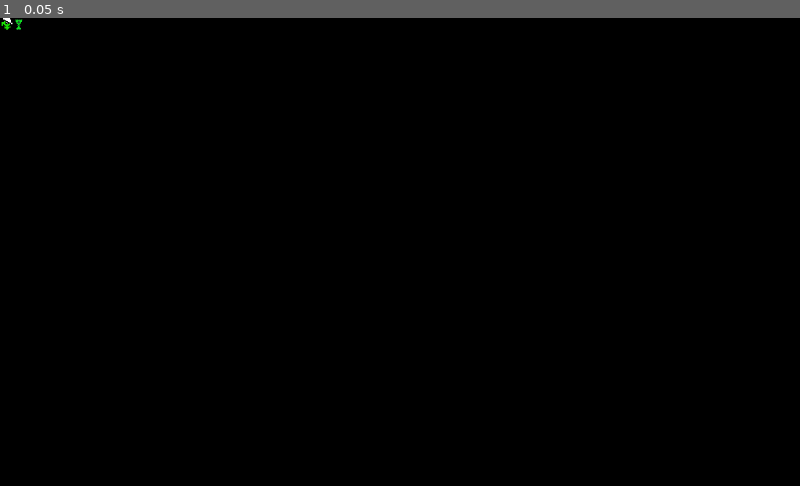
Above: before the commit, frame 1.
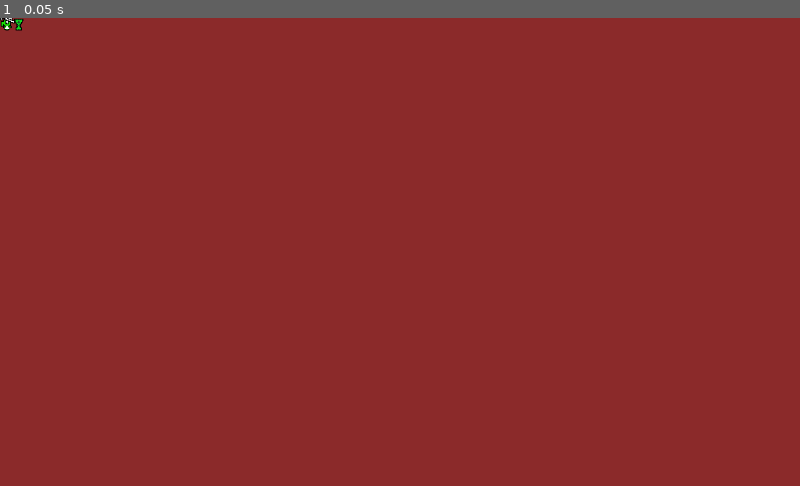
Above: after the commit, the same moment.

Repository: medmaster0/RogueCiv
Game: Godot game, scene res://Scenes/Clothes.tscn
Same seed, same stepped clock (60 frames per second), same inputs: the game is played once before the commit and once after it. This scene is started directly instead of the project's main scene.
Inputs:
- Up to frame 1 (0.05 s): no input

The runs differ from the first frame. In frame 1, 100% of the frame differs, in the area x 0-100%, y 0-100%.

Commit message:
Finished lining up clothes sprites... Havent tested yetgit add .

Diff:
--- a/Scenes/Clothes.tscn
+++ b/Scenes/Clothes.tscn
@@ -1,9 +1,49 @@
-[gd_scene load_steps=5 format=2]
+[gd_scene load_steps=45 format=2]
 
 [ext_resource path="res://Tiles/clothes/angel_wings.png" type="Texture" id=1]
 [ext_resource path="res://Tiles/clothes/bandanaPrim.png" type="Texture" id=2]
 [ext_resource path="res://Tiles/clothes/bandanaSeco.png" type="Texture" id=3]
-[ext_resource path="res://Scenes/Creature.tscn" type="PackedScene" id=4]
+[ext_resource path="res://Tiles/clothes/bigBow.pngPrim.png" type="Texture" id=4]
+[ext_resource path="res://Tiles/clothes/bigBow.pngSeco.png" type="Texture" id=5]
+[ext_resource path="res://Tiles/clothes/bigBow.pngTert.png" type="Texture" id=6]
+[ext_resource path="res://Tiles/clothes/capPrim.png" type="Texture" id=7]
+[ext_resource path="res://Tiles/clothes/capSeco.png" type="Texture" id=8]
+[ext_resource path="res://Tiles/clothes/crownPrim.png" type="Texture" id=9]
+[ext_resource path="res://Tiles/clothes/crownSeco.png" type="Texture" id=10]
+[ext_resource path="res://Tiles/clothes/demon_wings.png" type="Texture" id=11]
+[ext_resource path="res://Tiles/clothes/doc.pngPrim.png" type="Texture" id=12]
+[ext_resource path="res://Tiles/clothes/doc.pngSeco.png" type="Texture" id=13]
+[ext_resource path="res://Tiles/clothes/featherHat.pngPrim.png" type="Texture" id=14]
+[ext_resource path="res://Tiles/clothes/featherHat.pngSeco.png" type="Texture" id=15]
+[ext_resource path="res://Tiles/clothes/featherHat.pngTert.png" type="Texture" id=16]
+[ext_resource path="res://Tiles/clothes/featherHat.pngQuad.png" type="Texture" id=17]
+[ext_resource path="res://Tiles/clothes/hoodPrim.png" type="Texture" id=18]
+[ext_resource path="res://Tiles/clothes/hoodSeco.png" type="Texture" id=19]
+[ext_resource path="res://Tiles/clothes/jester.pngPrim.png" type="Texture" id=20]
+[ext_resource path="res://Tiles/clothes/jester.pngSeco.png" type="Texture" id=21]
+[ext_resource path="res://Tiles/clothes/jester.pngTert.png" type="Texture" id=22]
+[ext_resource path="res://Tiles/clothes/lilBowPrim.png" type="Texture" id=23]
+[ext_resource path="res://Tiles/clothes/lilBowSeco.png" type="Texture" id=24]
+[ext_resource path="res://Tiles/clothes/masq.pngPrim.png" type="Texture" id=25]
+[ext_resource path="res://Tiles/clothes/masq.pngSeco.png" type="Texture" id=26]
+[ext_resource path="res://Tiles/clothes/mohawkPrim.png" type="Texture" id=27]
+[ext_resource path="res://Tiles/clothes/mohawkSeco.png" type="Texture" id=28]
+[ext_resource path="res://Tiles/clothes/nurse.pngPrim.png" type="Texture" id=29]
+[ext_resource path="res://Tiles/clothes/nurse.pngSeco.png" type="Texture" id=30]
+[ext_resource path="res://Tiles/clothes/parasolHat.pngPrim.png" type="Texture" id=31]
+[ext_resource path="res://Tiles/clothes/parasolHat.pngSeco.png" type="Texture" id=32]
+[ext_resource path="res://Tiles/clothes/parasolHat.pngTert.png" type="Texture" id=33]
+[ext_resource path="res://Tiles/clothes/tiePrim.png" type="Texture" id=34]
+[ext_resource path="res://Tiles/clothes/tophatPrim.png" type="Texture" id=35]
+[ext_resource path="res://Tiles/clothes/tophatSeco.png" type="Texture" id=36]
+[ext_resource path="res://Tiles/clothes/veilDancer.pngPrim.png" type="Texture" id=37]
+[ext_resource path="res://Tiles/clothes/veilDancer.pngSeco.png" type="Texture" id=38]
+[ext_resource path="res://Tiles/clothes/veilDancer.pngTert.png" type="Texture" id=39]
+[ext_resource path="res://Tiles/clothes/witch.pngPrim.png" type="Texture" id=40]
+[ext_resource path="res://Tiles/clothes/witch.pngSeco.png" type="Texture" id=41]
+[ext_resource path="res://Tiles/clothes/witch.pngTert.png" type="Texture" id=42]
+[ext_resource path="res://Tiles/clothes/witchDoctor.png" type="Texture" id=43]
+[ext_resource path="res://Scenes/Creature.tscn" type="PackedScene" id=44]
 
 [node name="Clothes" type="Node2D"]
 
@@ -18,6 +58,8 @@
 offset = Vector2( -1, -19 )
 
 [node name="Bandana" type="Node2D" parent="."]
+editor/display_folded = true
+visible = false
 
 [node name="Prim" type="Sprite" parent="Bandana"]
 z_index = 1
@@ -32,39 +74,313 @@
 offset = Vector2( 0, -8 )
 
 [node name="BigBow" type="Node2D" parent="."]
+editor/display_folded = true
+visible = false
+
+[node name="Prim" type="Sprite" parent="BigBow"]
+z_index = 1
+texture = ExtResource( 4 )
+centered = false
+offset = Vector2( -8, -8 )
+
+[node name="Seco" type="Sprite" parent="BigBow"]
+z_index = 1
+texture = ExtResource( 5 )
+centered = false
+offset = Vector2( -8, -8 )
+
+[node name="Tert" type="Sprite" parent="BigBow"]
+z_index = 1
+texture = ExtResource( 6 )
+centered = false
+offset = Vector2( -8, -8 )
 
 [node name="Cap" type="Node2D" parent="."]
+editor/display_folded = true
+visible = false
+
+[node name="Prim" type="Sprite" parent="Cap"]
+z_index = 1
+texture = ExtResource( 7 )
+centered = false
+offset = Vector2( 0, -8 )
+
+[node name="Seco" type="Sprite" parent="Cap"]
+z_index = 1
+texture = ExtResource( 8 )
+centered = false
+offset = Vector2( 0, -8 )
 
 [node name="Crown" type="Node2D" parent="."]
+editor/display_folded = true
+visible = false
+
+[node name="Prim" type="Sprite" parent="Crown"]
+z_index = 1
+texture = ExtResource( 9 )
+centered = false
+offset = Vector2( 0, -8 )
+
+[node name="Seco" type="Sprite" parent="Crown"]
+z_index = 1
+texture = ExtResource( 10 )
+centered = false
+offset = Vector2( 0, -8 )
 
 [node name="Demon" type="Node2D" parent="."]
+editor/display_folded = true
+visible = false
+
+[node name="Prim" type="Sprite" parent="Demon"]
+z_index = 1
+texture = ExtResource( 11 )
+centered = false
+offset = Vector2( -1, -19 )
 
 [node name="Doc" type="Node2D" parent="."]
+editor/display_folded = true
+visible = false
+
+[node name="Prim" type="Sprite" parent="Doc"]
+z_index = 1
+texture = ExtResource( 12 )
+centered = false
+offset = Vector2( 0, -8 )
+
+[node name="Seco" type="Sprite" parent="Doc"]
+z_index = 1
+texture = ExtResource( 13 )
+centered = false
+offset = Vector2( 0, -8 )
 
 [node name="FeatherHat" type="Node2D" parent="."]
+editor/display_folded = true
+visible = false
+
+[node name="Prim" type="Sprite" parent="FeatherHat"]
+z_index = 1
+texture = ExtResource( 14 )
+centered = false
+offset = Vector2( -2, -8 )
+
+[node name="Seco" type="Sprite" parent="FeatherHat"]
+z_index = 1
+texture = ExtResource( 15 )
+centered = false
+offset = Vector2( -2, -8 )
+
+[node name="Tert" type="Sprite" parent="FeatherHat"]
+z_index = 1
+texture = ExtResource( 16 )
+centered = false
+offset = Vector2( -2, -8 )
+
+[node name="Quad" type="Sprite" parent="FeatherHat"]
+z_index = 1
+texture = ExtResource( 17 )
+centered = false
+offset = Vector2( -2, -8 )
 
 [node name="Hood" type="Node2D" parent="."]
+editor/display_folded = true
+visible = false
+
+[node name="Prim" type="Sprite" parent="Hood"]
+z_index = 1
+texture = ExtResource( 18 )
+centered = false
+offset = Vector2( 0, -8 )
+
+[node name="Seco" type="Sprite" parent="Hood"]
+z_index = 1
+texture = ExtResource( 19 )
+centered = false
+offset = Vector2( 0, -8 )
 
 [node name="Jester" type="Node2D" parent="."]
+editor/display_folded = true
+visible = false
+
+[node name="Prim" type="Sprite" parent="Jester"]
+z_index = 1
+texture = ExtResource( 20 )
+centered = false
+offset = Vector2( -2, -8 )
+
+[node name="Seco" type="Sprite" parent="Jester"]
+z_index = 1
+texture = ExtResource( 21 )
+centered = false
+offset = Vector2( -2, -8 )
+
+[node name="Tert" type="Sprite" parent="Jester"]
+z_index = 1
+texture = ExtResource( 22 )
+centered = false
+offset = Vector2( -2, -8 )
 
 [node name="LilBow" type="Node2D" parent="."]
+editor/display_folded = true
+visible = false
+
+[node name="Prim" type="Sprite" parent="LilBow"]
+z_index = 1
+texture = ExtResource( 23 )
+centered = false
+offset = Vector2( 0, -8 )
+
+[node name="Seco" type="Sprite" parent="LilBow"]
+z_index = 1
+texture = ExtResource( 24 )
+centered = false
+offset = Vector2( 0, -8 )
 
 [node name="Masq" type="Node2D" parent="."]
+editor/display_folded = true
+visible = false
+
+[node name="Prim" type="Sprite" parent="Masq"]
+z_index = 1
+texture = ExtResource( 25 )
+centered = false
+offset = Vector2( -8, -8 )
+
+[node name="Seco" type="Sprite" parent="Masq"]
+z_index = 1
+texture = ExtResource( 26 )
+centered = false
+offset = Vector2( -8, -8 )
 
 [node name="Mohawk" type="Node2D" parent="."]
+editor/display_folded = true
+visible = false
+
+[node name="Prim" type="Sprite" parent="Mohawk"]
+z_index = 1
+texture = ExtResource( 27 )
+centered = false
+offset = Vector2( 0, -8 )
+
+[node name="Seco" type="Sprite" parent="Mohawk"]
+z_index = 1
+texture = ExtResource( 28 )
+centered = false
+offset = Vector2( 0, -8 )
 
 [node name="Nurse" type="Node2D" parent="."]
+editor/display_folded = true
+visible = false
+
+[node name="Prim" type="Sprite" parent="Nurse"]
+z_index = 1
+texture = ExtResource( 29 )
+centered = false
+offset = Vector2( 0, -8 )
+
+[node name="Seco" type="Sprite" parent="Nurse"]
+z_index = 1
+texture = ExtResource( 30 )
+centered = false
+offset = Vector2( 0, -8 )
 
 [node name="ParasolHat" type="Node2D" parent="."]
+editor/display_folded = true
+visible = false
+
+[node name="Prim" type="Sprite" parent="ParasolHat"]
+z_index = 1
+texture = ExtResource( 31 )
+centered = false
+offset = Vector2( 0, -8 )
+
+[node name="Seco" type="Sprite" parent="ParasolHat"]
+z_index = 1
+texture = ExtResource( 32 )
+centered = false
+offset = Vector2( 0, -8 )
+
+[node name="Tert" type="Sprite" parent="ParasolHat"]
+scale = Vector2( 1, 0.994897 )
+z_index = 1
+texture = ExtResource( 33 )
+centered = false
+offset = Vector2( 0, -8 )
 
 [node name="Tie" type="Node2D" parent="."]
+editor/display_folded = true
+visible = false
+
+[node name="Prim" type="Sprite" parent="Tie"]
+z_index = 1
+texture = ExtResource( 34 )
+centered = false
 
 [node name="TopHat" type="Node2D" parent="."]
+editor/display_folded = true
+visible = false
+
+[node name="Prim" type="Sprite" parent="TopHat"]
+z_index = 1
+texture = ExtResource( 35 )
+centered = false
+offset = Vector2( 0, -8 )
+
+[node name="Seco" type="Sprite" parent="TopHat"]
+z_index = 1
+texture = ExtResource( 36 )
+centered = false
+offset = Vector2( 0, -8 )
 
 [node name="VeilDancer" type="Node2D" parent="."]
+editor/display_folded = true
+visible = false
+
+[node name="Prim" type="Sprite" parent="VeilDancer"]
+z_index = 1
+texture = ExtResource( 37 )
+centered = false
+offset = Vector2( -2, -8 )
+
+[node name="Seco" type="Sprite" parent="VeilDancer"]
+z_index = 1
+texture = ExtResource( 38 )
+centered = false
+offset = Vector2( -2, -8 )
+
+[node name="Tert" type="Sprite" parent="VeilDancer"]
+z_index = 1
+texture = ExtResource( 39 )
+centered = false
+offset = Vector2( -2, -8 )
 
 [node name="Witch" type="Node2D" parent="."]
 
+[node name="Prim" type="Sprite" parent="Witch"]
+z_index = 1
+texture = ExtResource( 40 )
+centered = false
+offset = Vector2( -8, -16 )
+
+[node name="Seco" type="Sprite" parent="Witch"]
+z_index = 1
+texture = ExtResource( 41 )
+centered = false
+offset = Vector2( -8, -16 )
+
+[node name="Tert" type="Sprite" parent="Witch"]
+z_index = 1
+texture = ExtResource( 42 )
+centered = false
+offset = Vector2( -8, -16 )
+
 [node name="WitchDoctor" type="Node2D" parent="."]
-
-[node name="Creature" parent="." instance=ExtResource( 4 )]
+editor/display_folded = true
+visible = false
+
+[node name="Prim" type="Sprite" parent="WitchDoctor"]
+z_index = 1
+texture = ExtResource( 43 )
+centered = false
+offset = Vector2( -8, -8 )
+
+[node name="Creature" parent="." instance=ExtResource( 44 )]
--- a/project.godot
+++ b/project.godot
@@ -57,5 +57,5 @@
 
 [rendering]
 
-environment/default_clear_color=Color( 0, 0, 0, 1 )
+environment/default_clear_color=Color( 0.54902, 0.168627, 0.168627, 1 )
 environment/default_environment="res://default_env.tres"
Binary file changed: Tiles/clothes/featherHat.pngPrim.png
Binary file changed: Tiles/clothes/featherHat.pngQuad.png
Binary file changed: Tiles/clothes/featherHat.pngSeco.png
Binary file changed: Tiles/clothes/featherHat.pngTert.png
Binary file changed: Tiles/clothes/jester.pngPrim.png
Binary file changed: Tiles/clothes/jester.pngSeco.png
Binary file changed: Tiles/clothes/jester.pngTert.png
Binary file changed: Tiles/clothes/masq.pngPrim.png
Binary file changed: Tiles/clothes/masq.pngSeco.png
Binary file changed: Tiles/clothes/veilDancer.pngPrim.png
Binary file changed: Tiles/clothes/veilDancer.pngSeco.png
Binary file changed: Tiles/clothes/veilDancer.pngTert.png
